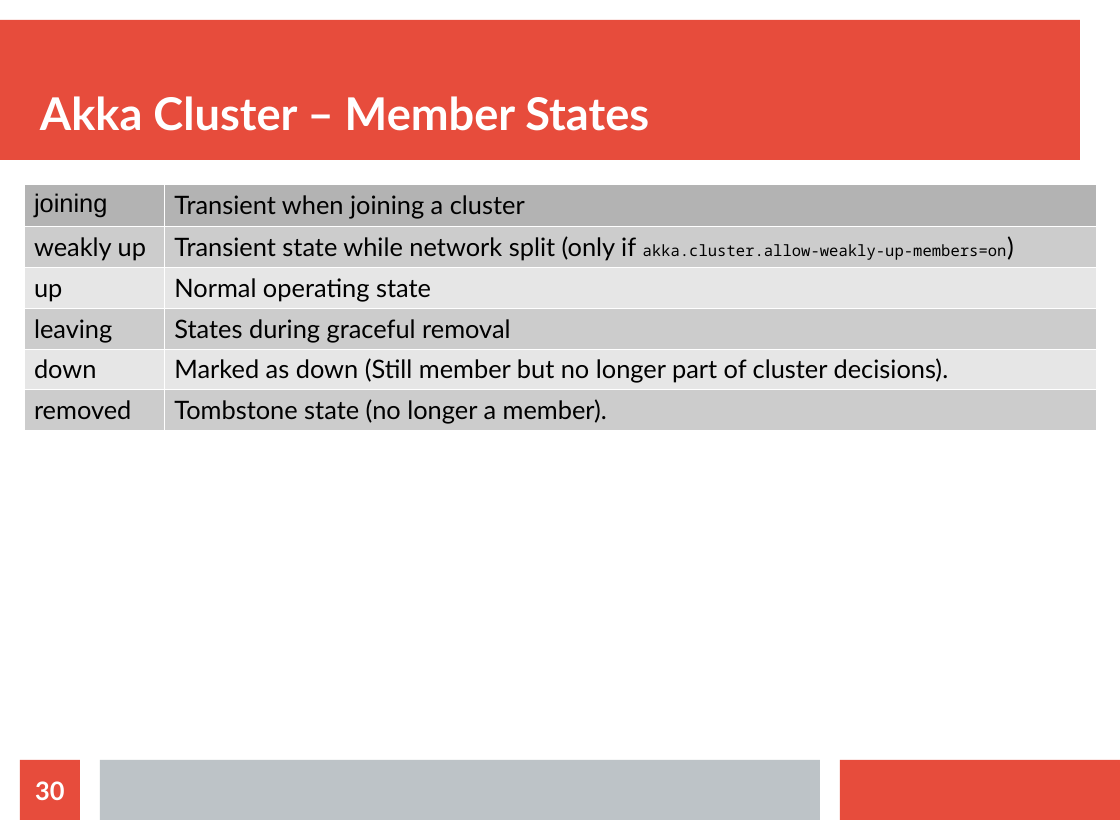
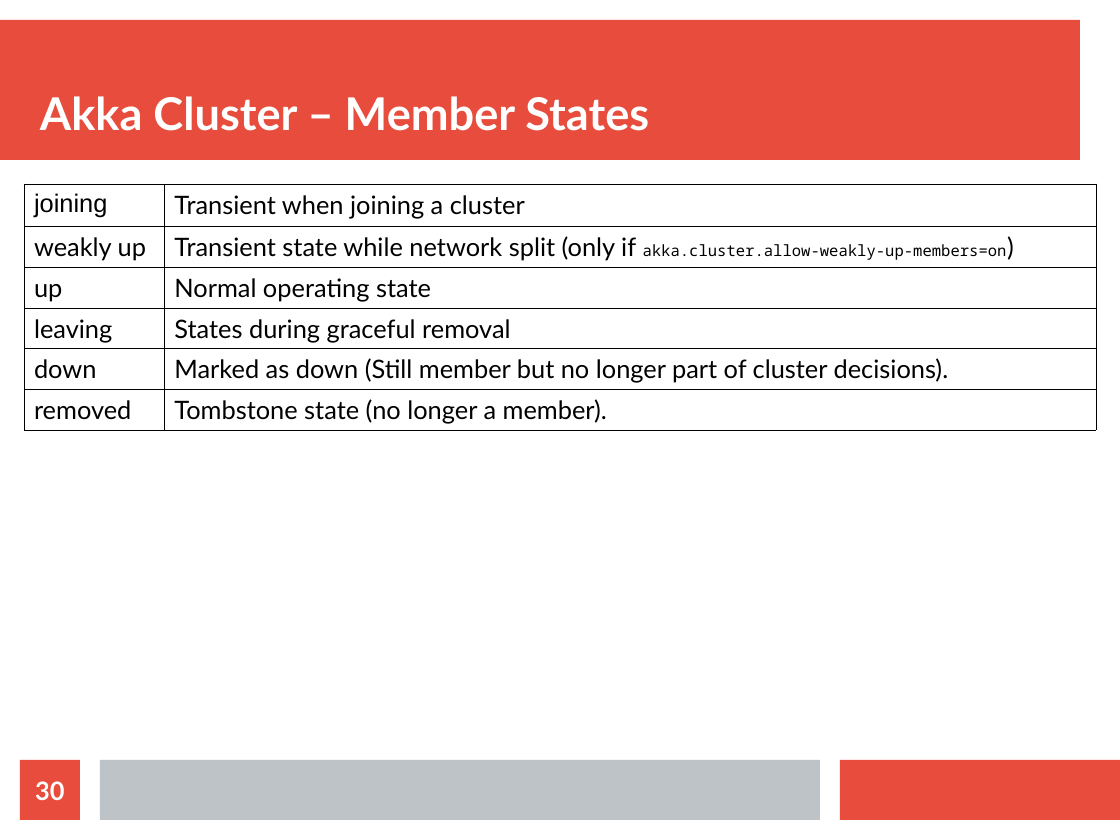
Before and after one commit to bytemania/akka-java-cluster, a slide deck: slide 30 of src/main/resources/res/presentation.odp. Drawn at 1120x840 pixels with LibreOffice and Linux fonts; fonts in the diff are those of the drawing. Boxes give left, top, right and bottom in pixels: in the first picture for what was removed or moved away, otherwise in the second. Text is boxed around its words. In the diff, an @@ line names an element or a change of style, - is before the commit and + after.

```diff
--- a/src/main/resources/res/presentation.odp
+++ b/src/main/resources/res/presentation.odp
@@ table at [24, 184, 1097, 427] @@
@@ fill #B3B3B3 to none in row 1 @@
@@ fill #CCCCCC to none in 6 cells @@
@@ fill #E6E6E6 to none in 4 cells @@
@@ borders changed @@
```
Also in this commit, not shown: 6 other slides changed, 4 slides added, 8 other files.
